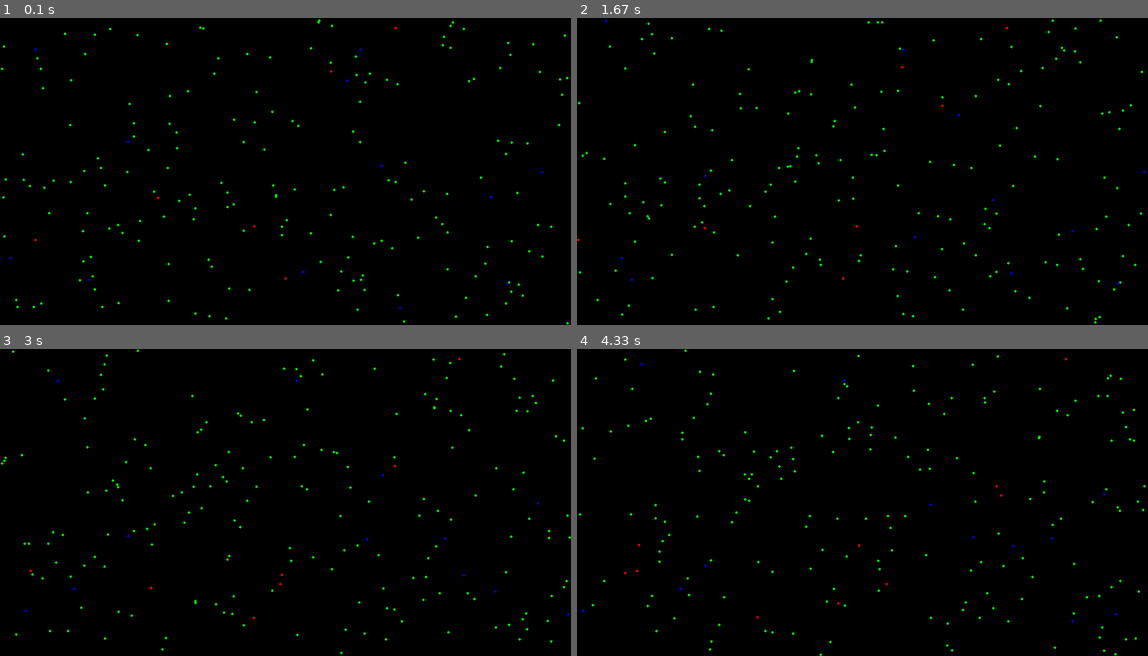
Above: before the commit, frames 1-4 (two rows, left to right).
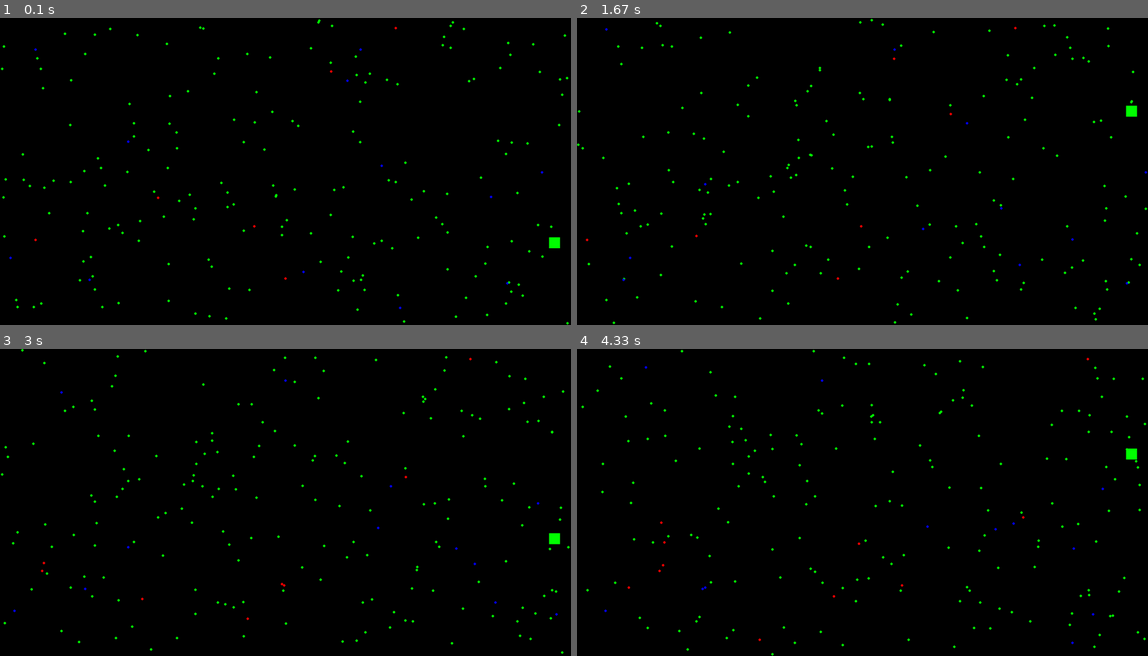
Above: after the commit, the same moments.

Repository: fleron19/PygameProject
Game: pygame game, started from main.py
The game is run twice, just before and just after one commit, with the same random seed, the same clock (stepped at 60 frames per second) and the same inputs.
Inputs (mouse positions are in pixels of both pictures, inside the frame that each line leads up to):
- Up to frame 1 (0.1 s): no input
- Up to frame 2 (1.67 s): press the mouse at (1130, 242) at 0.37 s; move the mouse to (908, 183) at 0.47 s; release the mouse at (685, 125) at 0.6 s; press the mouse at (1130, 125) at 0.7 s; move the mouse to (1022, 186) at 0.8 s; release the mouse at (913, 248) at 0.93 s; press the mouse at (1130, 248) at 1.03 s; move the mouse to (1028, 208) at 1.13 s; release the mouse at (925, 171) at 1.27 s; press the mouse at (1130, 171) at 1.37 s; move the mouse to (999, 116) at 1.47 s; release the mouse at (868, 60) at 1.6 s
- Up to frame 3 (3 s): press the mouse at (553, 441) at 1.7 s; move the mouse to (411, 527) at 1.8 s; release the mouse at (274, 613) at 1.93 s; press the mouse at (553, 613) at 2.03 s; move the mouse to (342, 582) at 2.13 s; release the mouse at (125, 551) at 2.27 s; press the mouse at (553, 551) at 2.87 s; move the mouse to (525, 539) at 2.97 s
- Up to frame 4 (4.33 s): release the mouse at (1079, 527) at 3.1 s; press the mouse at (1130, 527) at 3.2 s; move the mouse to (908, 523) at 3.3 s; release the mouse at (685, 520) at 3.43 s; press the mouse at (1130, 527) at 3.53 s; move the mouse to (1022, 490) at 3.63 s; release the mouse at (919, 459) at 3.77 s

The runs differ from the first frame. In frame 1, less than 0.1% of the frame differs, in the area x 96-99%, y 71-75%; in frame 2, 1.6%; in frame 3, 1.6%; in frame 4, 1.6%, in the area x 0-100%, y 0-100%.

Commit message:
Добавлен ползунок регулировки скорости

Diff:
--- a/main.py
+++ b/main.py
@@ -2,7 +2,7 @@
 from random import randrange
 from math import sqrt
 
-
+v = 500
 class virus():
     def __init__(self, name, mortality, contagious, term, zona):
         self.name = name  # название вируса
@@ -27,10 +27,10 @@
         self.count = 0
 
     def change_coords(self):  # функция, просчитывающая движение и изменяющая направление
+        global v
         r, r1 = randrange(0, 101), randrange(0, 101)
         if r % 33 == 0 and r1 % 15 == 0 or (self.direction[0] == 0 and self.direction[1] == 0 and r % 50 == 0):
             self.direction = self.rand_dir()
-        v = 500
         if self.coord[0] + self.direction[0] * v / 1000 < radius:
             self.direction[0] = 1
         elif self.coord[0] + self.direction[0] * v / 1000 > width - radius:
@@ -54,21 +54,53 @@
 if __name__ == '__main__':
     virus = virus("простой вирус", 1, 1, 10, 0)
     pygame.init()
+    slpress = False
     radius = 3
+    x = 1250
+    y = 500
+    xcd = 0
+    ycd = 0
     size = width, height = 1300, 700
     screen = pygame.display.set_mode(size)
     pygame.display.set_caption("игла вилус")
     running = True
+    h = [0, 0]
     fps = 100
     screen.fill((0, 0, 0))
     pygame.display.flip()
     clock = pygame.time.Clock()
     people = [person(f"человек_{i}") for i in range(200)]
+    pygame.draw.rect(screen, 'RED', (x, y, 25, 25))
+    pygame.display.update()
     while running:
         for event in pygame.event.get():
             if event.type == pygame.QUIT:
                 running = False
+            if event.type == pygame.MOUSEBUTTONDOWN and event.button == 1:
+                h = event.pos
+                if x < h[0] < x + 25 and y < h[1] < y + 25:
+                    ycd = h[1] - y
+                    slpress = True
+            if event.type == pygame.MOUSEMOTION and slpress:
+                screen.fill((0, 0, 0))
+                drawing = True
+                h = event.pos
+                y = h[1] - ycd
+                if y > 600:
+                    y = 600
+                    slpress = False
+                elif y < 200:
+                    y = 200
+                    slpress = False
+
+                print(1000 - y)
+                v = 1000 - y
+                pygame.draw.rect(screen, 'GREEN', (x, y, 25, 25))
+                pygame.display.flip()
+            if event.type == pygame.MOUSEBUTTONUP and event.button == 1:
+                slpress = False
         screen.fill((0, 0, 0))
+        pygame.draw.rect(screen, 'GREEN', (x, y, 25, 25))
         for man in people:
             man.change_coords()
             if man.color == "RED":
@@ -86,6 +118,7 @@
                         dl = sqrt((man.coord[0] - elem.coord[0]) ** 2 + (man.coord[1] - elem.coord[1]) ** 2)
                         if radius * 2 >= dl:
                             elem.color = "GREEN"
+
         pygame.display.flip()
         pygame.display.update()
         clock.tick(fps)
